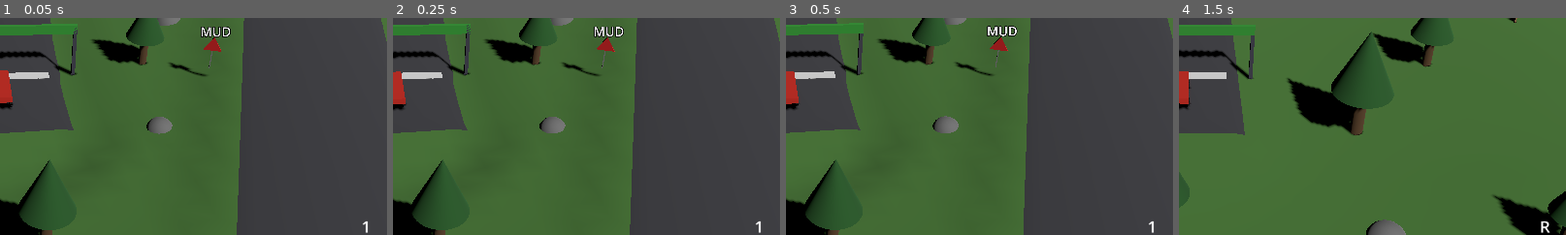
Above: before the commit, frames 1-4 (left to right).
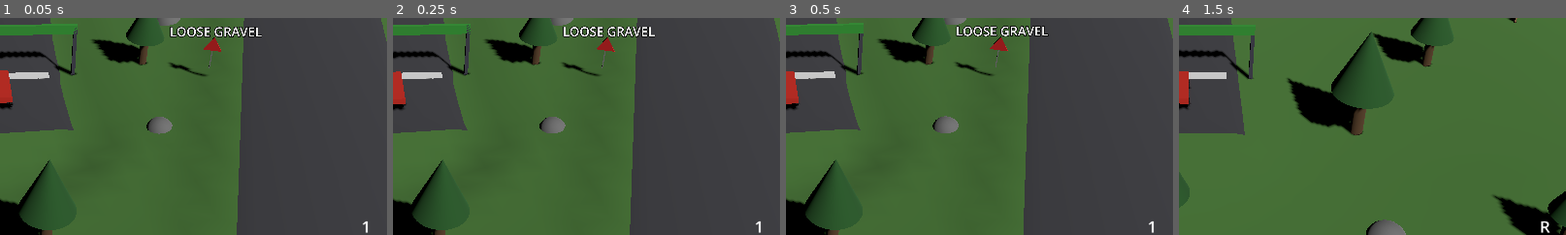
Above: after the commit, the same moments.

Repository: JulianHeissinger/RallyGame
Game: Godot game, scene res://scenes/stage.tscn
The game is run twice, just before and just after one commit, with the same random seed, the same clock (stepped at 60 frames per second) and the same inputs. The project has no main scene, so this scene is started directly.
Inputs:
- Up to frame 1 (0.05 s): no input
- Up to frame 2 (0.25 s): no input
- Up to frame 3 (0.5 s): no input
- Up to frame 4 (1.5 s): hold D (steer_right) 0.53-1.28 s; hold R (reroll_stage) 0.53-1.28 s; hold S (brake) from 1.28 s (still down); tap W (throttle) at 1.35 s
The pictures show only the part of the screen within x 50-100%, y 34-84%; the shares and areas given below are measured in that part.

The runs differ from the first frame. In frame 1, 0.8% of the frame differs, in the area x 43-68%, y 4-9%; in frame 2, 0.8%; in frame 3, 0.8%, in the area x 43-68%, y 3-9%; in frame 4, nothing differs.

Commit message:
feat: add force-area, fog and screen-flash hazards
ForceArea pushes the car while inside: wind gust, steam geyser, wandering
dust devil and helicopter downwash. A fog bank stacks translucent layers
over the road. Paparazzi and fan fireworks flash the screen through a
new HUD flash; fireworks also spark-damage a close car. Adds task 5.9
for general roadside spectators.

Diff:
--- /dev/null
+++ b/data/hazards/dust_devil.tres
@@ -0,0 +1,13 @@
+[gd_resource type="Resource" script_class="HazardDef" format=3]
+
+[ext_resource type="PackedScene" path="res://scenes/hazards/dust_devil.tscn" id="1_scene"]
+[ext_resource type="Script" path="res://scripts/hazards/hazard_def.gd" id="2_def"]
+
+[resource]
+script = ExtResource("2_def")
+name = "dust_devil"
+scene = ExtResource("1_scene")
+min_difficulty = 2
+sign_text = "DUST DEVIL"
+surfaces = PackedStringArray()
+on_road = false
--- /dev/null
+++ b/data/hazards/fan_fireworks.tres
@@ -0,0 +1,13 @@
+[gd_resource type="Resource" script_class="HazardDef" format=3]
+
+[ext_resource type="PackedScene" path="res://scenes/hazards/fan_fireworks.tscn" id="1_scene"]
+[ext_resource type="Script" path="res://scripts/hazards/hazard_def.gd" id="2_def"]
+
+[resource]
+script = ExtResource("2_def")
+name = "fan_fireworks"
+scene = ExtResource("1_scene")
+min_difficulty = 1
+sign_text = "FIREWORKS"
+surfaces = PackedStringArray()
+on_road = false
--- /dev/null
+++ b/data/hazards/fog_bank.tres
@@ -0,0 +1,13 @@
+[gd_resource type="Resource" script_class="HazardDef" format=3]
+
+[ext_resource type="PackedScene" path="res://scenes/hazards/fog_bank.tscn" id="1_scene"]
+[ext_resource type="Script" path="res://scripts/hazards/hazard_def.gd" id="2_def"]
+
+[resource]
+script = ExtResource("2_def")
+name = "fog_bank"
+scene = ExtResource("1_scene")
+min_difficulty = 1
+sign_text = "FOG"
+surfaces = PackedStringArray()
+on_road = false
--- /dev/null
+++ b/data/hazards/helicopter.tres
@@ -0,0 +1,13 @@
+[gd_resource type="Resource" script_class="HazardDef" format=3]
+
+[ext_resource type="PackedScene" path="res://scenes/hazards/helicopter.tscn" id="1_scene"]
+[ext_resource type="Script" path="res://scripts/hazards/hazard_def.gd" id="2_def"]
+
+[resource]
+script = ExtResource("2_def")
+name = "helicopter"
+scene = ExtResource("1_scene")
+min_difficulty = 1
+sign_text = "HELICOPTER"
+surfaces = PackedStringArray()
+on_road = false
--- /dev/null
+++ b/data/hazards/paparazzi.tres
@@ -0,0 +1,13 @@
+[gd_resource type="Resource" script_class="HazardDef" format=3]
+
+[ext_resource type="PackedScene" path="res://scenes/hazards/paparazzi.tscn" id="1_scene"]
+[ext_resource type="Script" path="res://scripts/hazards/hazard_def.gd" id="2_def"]
+
+[resource]
+script = ExtResource("2_def")
+name = "paparazzi"
+scene = ExtResource("1_scene")
+min_difficulty = 1
+sign_text = "PAPARAZZI"
+surfaces = PackedStringArray()
+on_road = false
--- /dev/null
+++ b/data/hazards/steam_geyser.tres
@@ -0,0 +1,13 @@
+[gd_resource type="Resource" script_class="HazardDef" format=3]
+
+[ext_resource type="PackedScene" path="res://scenes/hazards/steam_geyser.tscn" id="1_scene"]
+[ext_resource type="Script" path="res://scripts/hazards/hazard_def.gd" id="2_def"]
+
+[resource]
+script = ExtResource("2_def")
+name = "steam_geyser"
+scene = ExtResource("1_scene")
+min_difficulty = 2
+sign_text = "GEYSER"
+surfaces = PackedStringArray()
+on_road = true
--- /dev/null
+++ b/data/hazards/wind_gust.tres
@@ -0,0 +1,13 @@
+[gd_resource type="Resource" script_class="HazardDef" format=3]
+
+[ext_resource type="PackedScene" path="res://scenes/hazards/wind_gust.tscn" id="1_scene"]
+[ext_resource type="Script" path="res://scripts/hazards/hazard_def.gd" id="2_def"]
+
+[resource]
+script = ExtResource("2_def")
+name = "wind_gust"
+scene = ExtResource("1_scene")
+min_difficulty = 1
+sign_text = "WIND"
+surfaces = PackedStringArray()
+on_road = false
--- /dev/null
+++ b/scenes/hazards/dust_devil.tscn
@@ -0,0 +1,25 @@
+[gd_scene format=3]
+
+[ext_resource type="Script" path="res://scripts/hazards/force_area.gd" id="1_force"]
+
+[sub_resource type="StandardMaterial3D" id="Dust"]
+transparency = 1
+albedo_color = Color(0.75, 0.62, 0.42, 0.5)
+
+[sub_resource type="CylinderMesh" id="DustMesh"]
+material = SubResource("Dust")
+top_radius = 2.5
+bottom_radius = 0.6
+height = 8.0
+radial_segments = 6
+
+[node name="DustDevil" type="Node3D"]
+script = ExtResource("1_force")
+push = Vector3(0, 12, 0)
+spin = 8.0
+radius = 3.0
+wander = 3.0
+
+[node name="Spin" type="MeshInstance3D" parent="."]
+transform = Transform3D(1, 0, 0, 0, 1, 0, 0, 0, 1, 0, 4, 0)
+mesh = SubResource("DustMesh")
--- /dev/null
+++ b/scenes/hazards/fan_fireworks.tscn
@@ -0,0 +1,7 @@
+[gd_scene format=3]
+
+[ext_resource type="Script" path="res://scripts/hazards/fan_fireworks.gd" id="1_script"]
+
+[node name="FanFireworks" type="Node3D"]
+script = ExtResource("1_script")
+lead_time = 0.6
--- /dev/null
+++ b/scenes/hazards/fog_bank.tscn
@@ -0,0 +1,6 @@
+[gd_scene format=3]
+
+[ext_resource type="Script" path="res://scripts/hazards/fog_bank.gd" id="1_script"]
+
+[node name="FogBank" type="Node3D"]
+script = ExtResource("1_script")
--- /dev/null
+++ b/scenes/hazards/helicopter.tscn
@@ -0,0 +1,59 @@
+[gd_scene format=3]
+
+[ext_resource type="Script" path="res://scripts/hazards/force_area.gd" id="1_force"]
+
+[sub_resource type="StandardMaterial3D" id="Paint"]
+albedo_color = Color(0.15, 0.25, 0.6, 1)
+
+[sub_resource type="BoxMesh" id="BodyMesh"]
+material = SubResource("Paint")
+size = Vector3(1.6, 1.6, 4)
+
+[sub_resource type="BoxMesh" id="TailMesh"]
+material = SubResource("Paint")
+size = Vector3(0.3, 0.4, 4)
+
+[sub_resource type="StandardMaterial3D" id="Rotor"]
+albedo_color = Color(0.1, 0.1, 0.1, 1)
+
+[sub_resource type="BoxMesh" id="RotorMesh"]
+material = SubResource("Rotor")
+size = Vector3(10, 0.05, 0.3)
+
+[sub_resource type="StandardMaterial3D" id="Dust"]
+transparency = 1
+albedo_color = Color(0.75, 0.62, 0.42, 0.4)
+
+[sub_resource type="TorusMesh" id="DustMesh"]
+material = SubResource("Dust")
+inner_radius = 4.5
+outer_radius = 6.0
+
+[node name="Helicopter" type="Node3D"]
+script = ExtResource("1_force")
+radius = 6.0
+push = Vector3(0, -2, 0)
+outward = 12.0
+spin_visual = 20.0
+
+[node name="Body" type="MeshInstance3D" parent="."]
+transform = Transform3D(1, 0, 0, 0, 1, 0, 0, 0, 1, 0, 15, 0)
+mesh = SubResource("BodyMesh")
+
+[node name="Tail" type="MeshInstance3D" parent="."]
+transform = Transform3D(1, 0, 0, 0, 1, 0, 0, 0, 1, 0, 15.3, 3.8)
+mesh = SubResource("TailMesh")
+
+[node name="Spin" type="Node3D" parent="."]
+transform = Transform3D(1, 0, 0, 0, 1, 0, 0, 0, 1, 0, 16, 0)
+
+[node name="Blade0" type="MeshInstance3D" parent="Spin"]
+mesh = SubResource("RotorMesh")
+
+[node name="Blade1" type="MeshInstance3D" parent="Spin"]
+transform = Transform3D(0, 0, 1, 0, 1, 0, -1, 0, 0, 0, 0, 0)
+mesh = SubResource("RotorMesh")
+
+[node name="DustRing" type="MeshInstance3D" parent="."]
+transform = Transform3D(1, 0, 0, 0, 0.05, 0, 0, 0, 1, 0, 0.05, 0)
+mesh = SubResource("DustMesh")
--- /dev/null
+++ b/scenes/hazards/paparazzi.tscn
@@ -0,0 +1,7 @@
+[gd_scene format=3]
+
+[ext_resource type="Script" path="res://scripts/hazards/paparazzi.gd" id="1_script"]
+
+[node name="Paparazzi" type="Node3D"]
+script = ExtResource("1_script")
+lead_time = 0.1
--- /dev/null
+++ b/scenes/hazards/steam_geyser.tscn
@@ -0,0 +1,37 @@
+[gd_scene format=3]
+
+[ext_resource type="Script" path="res://scripts/hazards/force_area.gd" id="1_force"]
+
+[sub_resource type="StandardMaterial3D" id="Vent"]
+albedo_color = Color(0.25, 0.22, 0.2, 1)
+
+[sub_resource type="TorusMesh" id="VentMesh"]
+material = SubResource("Vent")
+inner_radius = 1.0
+outer_radius = 1.5
+
+[sub_resource type="StandardMaterial3D" id="Steam"]
+transparency = 1
+shading_mode = 0
+albedo_color = Color(0.95, 0.95, 1, 0.55)
+
+[sub_resource type="CylinderMesh" id="SteamMesh"]
+material = SubResource("Steam")
+top_radius = 2.5
+bottom_radius = 1.2
+height = 10.0
+
+[node name="SteamGeyser" type="Node3D"]
+script = ExtResource("1_force")
+radius = 1.5
+push = Vector3(0, 25, 0)
+period = 4.0
+active_time = 0.5
+
+[node name="Vent" type="MeshInstance3D" parent="."]
+transform = Transform3D(1, 0, 0, 0, 0.3, 0, 0, 0, 1, 0, 0.05, 0)
+mesh = SubResource("VentMesh")
+
+[node name="Active" type="MeshInstance3D" parent="."]
+transform = Transform3D(1, 0, 0, 0, 1, 0, 0, 0, 1, 0, 5, 0)
+mesh = SubResource("SteamMesh")
--- /dev/null
+++ b/scenes/hazards/wind_gust.tscn
@@ -0,0 +1,38 @@
+[gd_scene format=3]
+
+[ext_resource type="Script" path="res://scripts/hazards/force_area.gd" id="1_force"]
+
+[sub_resource type="StandardMaterial3D" id="Streak"]
+transparency = 1
+shading_mode = 0
+albedo_color = Color(1, 1, 1, 0.6)
+
+[sub_resource type="BoxMesh" id="StreakMesh"]
+material = SubResource("Streak")
+size = Vector3(4, 0.05, 0.05)
+
+[node name="WindGust" type="Node3D"]
+script = ExtResource("1_force")
+size = Vector2(0, 40)
+push = Vector3(10, 0, 0)
+random_side = true
+period = 3.0
+active_time = 1.5
+
+[node name="Active" type="Node3D" parent="."]
+
+[node name="Streak0" type="MeshInstance3D" parent="Active"]
+transform = Transform3D(1, 0, 0, 0, 1, 0, 0, 0, 1, -1, 1.2, -14)
+mesh = SubResource("StreakMesh")
+
+[node name="Streak1" type="MeshInstance3D" parent="Active"]
+transform = Transform3D(1, 0, 0, 0, 1, 0, 0, 0, 1, 1.5, 0.6, -5)
+mesh = SubResource("StreakMesh")
+
+[node name="Streak2" type="MeshInstance3D" parent="Active"]
+transform = Transform3D(1, 0, 0, 0, 1, 0, 0, 0, 1, -2, 1.8, 4)
+mesh = SubResource("StreakMesh")
+
+[node name="Streak3" type="MeshInstance3D" parent="Active"]
+transform = Transform3D(1, 0, 0, 0, 1, 0, 0, 0, 1, 0.5, 0.9, 13)
+mesh = SubResource("StreakMesh")
--- a/scenes/ui/hud.tscn
+++ b/scenes/ui/hud.tscn
@@ -32,3 +32,11 @@
 grow_horizontal = 2
 theme_override_font_sizes/font_size = 24
 horizontal_alignment = 1
+
+[node name="Flash" type="ColorRect" parent="."]
+anchors_preset = 15
+anchor_right = 1.0
+anchor_bottom = 1.0
+grow_horizontal = 2
+grow_vertical = 2
+mouse_filter = 2
--- /dev/null
+++ b/scripts/hazards/fan_fireworks.gd
@@ -0,0 +1,80 @@
+class_name FanFireworks
+extends ApproachHazard
+## Fans on the verge who fire rockets over the road on approach. The burst flashes the screen
+## (`screen_flash` with `strength`) and costs the car `spark_damage` chassis condition if it is
+## within `spark_radius` m of the burst point above the road.
+
+signal screen_flash(strength: float)
+
+const PERSON_SCENE := preload("res://scenes/hazards/person.tscn")
+const SPARK_COLORS: Array[Color] = [Color(1.0, 0.2, 0.2), Color(0.2, 0.6, 1.0), Color(1.0, 0.9, 0.2), Color(0.3, 1.0, 0.4)]
+## Rocket flight time in s, burst height in m and how long the sparks stay visible.
+const FLIGHT := 0.6
+const BURST_HEIGHT := 4.0
+const SPARK_TIME := 0.8
+
+@export var count_range := Vector2i(3, 6)
+@export var gap := 2.0
+@export var strength := 0.6
+@export var spark_radius := 6.0
+@export var spark_damage := 3.0
+@export var spawn_height := 1.0
+
+var _rockets: Array[MeshInstance3D] = []
+var _side := 1.0
+var _timer := 0.0
+var _burst := false
+
+
+func _setup(_def: HazardDef, rng: RandomNumberGenerator) -> void:
+	_side = 1.0 if rng.randf() < 0.5 else -1.0
+	var to_local := transform.affine_inverse()
+	for i in rng.randi_range(count_range.x, count_range.y):
+		var along := distance + rng.randf_range(-4.0, 4.0)
+		var fan: Person = PERSON_SCENE.instantiate()
+		fan.color = SPARK_COLORS[rng.randi_range(0, SPARK_COLORS.size() - 1)]
+		fan.position = to_local * (verge_point(along, _side, gap) + Vector3.UP * spawn_height)
+		add_child(fan)
+	for i in 12:
+		var spark := SphereMesh.new()
+		spark.radius = 0.25
+		spark.height = 0.5
+		var material := HazardVisuals.material(SPARK_COLORS[i % SPARK_COLORS.size()])
+		material.emission_enabled = true
+		material.emission = SPARK_COLORS[i % SPARK_COLORS.size()]
+		spark.material = material
+		var rocket := MeshInstance3D.new()
+		rocket.mesh = spark
+		rocket.visible = false
+		rocket.position = to_local * verge_point(distance, _side, gap)
+		_rockets.append(rocket)
+		add_child(rocket)
+
+
+func _physics_process(delta: float) -> void:
+	super(delta)
+	if not triggered or _timer > FLIGHT + SPARK_TIME:
+		return
+	_timer += delta
+	var launch := to_local(verge_point(distance, _side, gap))
+	var burst := Vector3(0.0, BURST_HEIGHT, 0.0)
+	for i in _rockets.size():
+		var angle := i * TAU / _rockets.size()
+		if _timer < FLIGHT:
+			_rockets[i].position = launch.lerp(burst, _timer / FLIGHT)
+		else:
+			var spread := (_timer - FLIGHT) / SPARK_TIME * 3.0
+			_rockets[i].position = burst + Vector3(cos(angle), 0.3 * sin(angle * 2.0), sin(angle)) * spread
+	if not _burst and _timer >= FLIGHT:
+		_burst = true
+		screen_flash.emit(strength)
+		if car.global_position.distance_to(to_global(burst)) <= spark_radius:
+			car.damage.apply_damage("chassis", spark_damage)
+	if _timer > FLIGHT + SPARK_TIME:
+		for rocket in _rockets:
+			rocket.hide()
+
+
+func _trigger() -> void:
+	for rocket in _rockets:
+		rocket.show()
--- /dev/null
+++ b/scripts/hazards/fog_bank.gd
@@ -0,0 +1,35 @@
+class_name FogBank
+extends Node3D
+## A bank of fog over `length` m of road: stacked translucent layers that hide the car from the
+## iso camera while it is inside. Visual only; built in `setup` from the road at the placement.
+
+@export var length := 60.0
+@export var height := 5.0
+@export var layers := 8
+## Extra width in m beyond each road edge.
+@export var margin := 8.0
+@export var color := Color(0.9, 0.92, 0.95, 0.35)
+## Road samples per layer piece; the bank follows the road in straight pieces this long.
+const PIECE := 10.0
+
+
+func setup(_def: HazardDef, _car: Car, path: RoadPath, _rng: RandomNumberGenerator) -> void:
+	var start := path.progress_at(transform.origin) - length / 2.0
+	var to_local := transform.affine_inverse()
+	var material := HazardVisuals.material(color)
+	material.shading_mode = BaseMaterial3D.SHADING_MODE_UNSHADED
+	material.cull_mode = BaseMaterial3D.CULL_DISABLED
+	for piece in ceili(length / PIECE):
+		var along := start + (piece + 0.5) * PIECE
+		var road := path.transform_at(along)
+		var width := path.widths[clampi(path.distances.bsearch(along), 0, path.widths.size() - 1)] + 2.0 * margin
+		for layer in layers:
+			var plane := PlaneMesh.new()
+			plane.size = Vector2(width, PIECE)
+			plane.material = material
+			var visual := MeshInstance3D.new()
+			visual.mesh = plane
+			visual.cast_shadow = GeometryInstance3D.SHADOW_CASTING_SETTING_OFF
+			var y := height * (layer + 0.5) / layers
+			visual.transform = to_local * Transform3D(road.basis, road.origin + Vector3.UP * y)
+			add_child(visual)
--- /dev/null
+++ b/scripts/hazards/force_area.gd
@@ -0,0 +1,82 @@
+class_name ForceArea
+extends Node3D
+## Pushes the car while its centre is inside (wind gust, steam geyser, dust devil, helicopter
+## downwash). Forces are accelerations in m/s², multiplied by the car's mass so every car feels the
+## same: `push` in the area's own frame (x across, z along the road), `outward` away from the
+## centre, and a yaw `spin` in rad/s². With `period` > 0 the area is on for `active_time` seconds
+## of each period, starting at a seeded phase. `wander` sways it across the road. While active it
+## shows its `Active` child; a `Spin` child turns all the time.
+
+@export var radius := 2.0
+## Rectangle footprint (x across, y along the road) instead of `radius`; x = 0 spans the road.
+@export var size := Vector2.ZERO
+@export var push := Vector3.ZERO
+## Picks the sign of `push.x` from the placement RNG (wind from either side).
+@export var random_side := false
+@export var outward := 0.0
+@export var spin := 0.0
+@export var period := 0.0
+@export var active_time := 0.0
+## Sway amplitude in m across the road, and its period in s.
+@export var wander := 0.0
+@export var wander_period := 6.0
+## Turn rate in rad/s of the `Spin` child.
+@export var spin_visual := 6.0
+
+var car: Car
+
+var _time := 0.0
+var _origin := Vector3.ZERO
+var _active := true
+
+@onready var _active_node: Node3D = get_node_or_null("Active")
+@onready var _spin_node: Node3D = get_node_or_null("Spin")
+
+
+func setup(_def: HazardDef, target: Car, path: RoadPath, rng: RandomNumberGenerator) -> void:
+	car = target
+	if size != Vector2.ZERO and size.x <= 0.0:
+		size.x = path.widths[clampi(path.distances.bsearch(path.progress_at(transform.origin)), 0, path.widths.size() - 1)]
+	if random_side and rng.randf() < 0.5:
+		push.x = -push.x
+	_time = rng.randf() * maxf(period, wander_period)
+
+
+func _ready() -> void:
+	_origin = position
+	_update_active()
+
+
+func _process(delta: float) -> void:
+	if _spin_node:
+		_spin_node.rotate_y(spin_visual * delta)
+
+
+func _physics_process(delta: float) -> void:
+	_time += delta
+	if wander > 0.0:
+		position = _origin + transform.basis.x * wander * sin(_time * TAU / wander_period)
+	_update_active()
+	if car == null or not _active or not _contains(car.global_position):
+		return
+	var acceleration := global_basis * push
+	var away := car.global_position - global_position
+	away.y = 0.0
+	if outward != 0.0 and away.length() > 0.01:
+		acceleration += away.normalized() * outward
+	car.apply_central_force(acceleration * car.mass)
+	if spin != 0.0:
+		car.angular_velocity += Vector3.UP * spin * delta
+
+
+func _update_active() -> void:
+	_active = period <= 0.0 or fmod(_time, period) < active_time
+	if _active_node:
+		_active_node.visible = _active
+
+
+func _contains(point: Vector3) -> bool:
+	var local := to_local(point)
+	if size != Vector2.ZERO:
+		return absf(local.x) <= size.x / 2.0 and absf(local.z) <= size.y / 2.0
+	return Vector2(local.x, local.z).length() <= radius
--- /dev/null
+++ b/scripts/hazards/paparazzi.gd
@@ -0,0 +1,29 @@
+class_name Paparazzi
+extends ApproachHazard
+## Photographers on the verge on a seeded side. When the car reaches them their flashes white out
+## the screen: `screen_flash` with `strength`, which the stage forwards to the HUD.
+
+signal screen_flash(strength: float)
+
+const PERSON_SCENE := preload("res://scenes/hazards/person.tscn")
+
+@export var count_range := Vector2i(2, 4)
+@export var spread_along := 6.0
+@export var gap := 2.0
+@export var strength := 1.0
+@export var spawn_height := 1.0
+
+
+func _setup(_def: HazardDef, rng: RandomNumberGenerator) -> void:
+	var side := 1.0 if rng.randf() < 0.5 else -1.0
+	var to_local := transform.affine_inverse()
+	for i in rng.randi_range(count_range.x, count_range.y):
+		var along := distance + rng.randf_range(-spread_along, spread_along) / 2.0
+		var person: Person = PERSON_SCENE.instantiate()
+		person.color = Color(0.1, 0.1, 0.12)
+		person.position = to_local * (verge_point(along, side, gap) + Vector3.UP * spawn_height)
+		add_child(person)
+
+
+func _trigger() -> void:
+	screen_flash.emit(strength)
--- a/scripts/stage/stage.gd
+++ b/scripts/stage/stage.gd
@@ -108,7 +108,8 @@
 
 ## One scene per placement, on the road at its distance and lateral offset. Hazards with a `setup`
 ## method get their def, the car, the road and their own seeded RNG; their `hazard_defeated` is
-## forwarded, and their `car_fell` (sinkhole) becomes a respawn penalty.
+## forwarded, their `car_fell` (sinkhole) becomes a respawn penalty and their `screen_flash` goes
+## to the HUD.
 func _build_hazards() -> Node3D:
 	var root := Node3D.new()
 	root.name = "Hazards"
@@ -122,6 +123,8 @@
 			hazard.hazard_defeated.connect(hazard_defeated.emit)
 		if hazard.has_signal("car_fell"):
 			hazard.car_fell.connect(func() -> void: car_respawned.emit(_params.respawn_penalty))
+		if hazard.has_signal("screen_flash"):
+			hazard.screen_flash.connect(_hud.flash)
 		root.add_child(hazard)
 		var sign_node := _build_sign(placement)
 		sign_node.name = "Sign%d" % i
--- a/scripts/stage/stage_params.gd
+++ b/scripts/stage/stage_params.gd
@@ -166,6 +166,13 @@
 		preload("res://data/hazards/moose_crossing.tres"),
 		preload("res://data/hazards/kangaroos.tres"),
 		preload("res://data/hazards/marching_band.tres"),
+		preload("res://data/hazards/wind_gust.tres"),
+		preload("res://data/hazards/steam_geyser.tres"),
+		preload("res://data/hazards/dust_devil.tres"),
+		preload("res://data/hazards/helicopter.tres"),
+		preload("res://data/hazards/fog_bank.tres"),
+		preload("res://data/hazards/paparazzi.tres"),
+		preload("res://data/hazards/fan_fireworks.tres"),
 	]
 	surfaces = [
 		SurfaceSectionDef.create("gravel", "grass", 1.0, Vector2(300.0, 700.0)),
--- a/scripts/ui/hud.gd
+++ b/scripts/ui/hud.gd
@@ -1,10 +1,12 @@
 class_name Hud
 extends CanvasLayer
 ## In-stage HUD: gear, engine RPM and speed of the target car, plus short notices such as
-## malfunctions.
+## malfunctions, and a white screen flash (paparazzi, fireworks).
 
 ## Seconds a notice stays on screen.
 const NOTICE_TIME := 3.0
+## Seconds a full-strength screen flash takes to fade out.
+const FLASH_TIME := 1.5
 const CORNERS := {"fl": "front-left", "fr": "front-right", "rl": "rear-left", "rr": "rear-right"}
 
 var car: Car
@@ -13,10 +15,12 @@
 
 @onready var _label: Label = $Label
 @onready var _notice: Label = $Notice
+@onready var _flash: ColorRect = $Flash
 
 
 func _ready() -> void:
 	_notice.visible = false
+	_flash.modulate.a = 0.0
 
 
 ## Shows which part a malfunction hit, e.g. "Malfunction: front-left tire".
@@ -30,6 +34,11 @@
 	_notice_timer = NOTICE_TIME
 
 
+## Whites out the screen at `strength` (0..1), fading to clear in `FLASH_TIME` per unit.
+func flash(strength: float) -> void:
+	_flash.modulate.a = maxf(_flash.modulate.a, strength)
+
+
 ## Readable part name: "tire_fl" -> "front-left tire", "engine" -> "engine".
 static func part_name(part: String) -> String:
 	var pieces := part.split("_")
@@ -40,6 +49,7 @@
 	if _notice.visible:
 		_notice_timer -= delta
 		_notice.visible = _notice_timer > 0.0
+	_flash.modulate.a = maxf(_flash.modulate.a - delta / FLASH_TIME, 0.0)
 	if car == null:
 		return
 	var gearbox := car.drivetrain.gearbox
Not shown, added: scripts/hazards/fan_fireworks.gd.uid
Not shown, added: scripts/hazards/fog_bank.gd.uid
Not shown, added: scripts/hazards/force_area.gd.uid
Not shown, added: scripts/hazards/paparazzi.gd.uid
Not shown, changed: docs/roadmap.md
Not shown, changed: openspec/changes/bootstrap-vertical-slice/tasks.md
